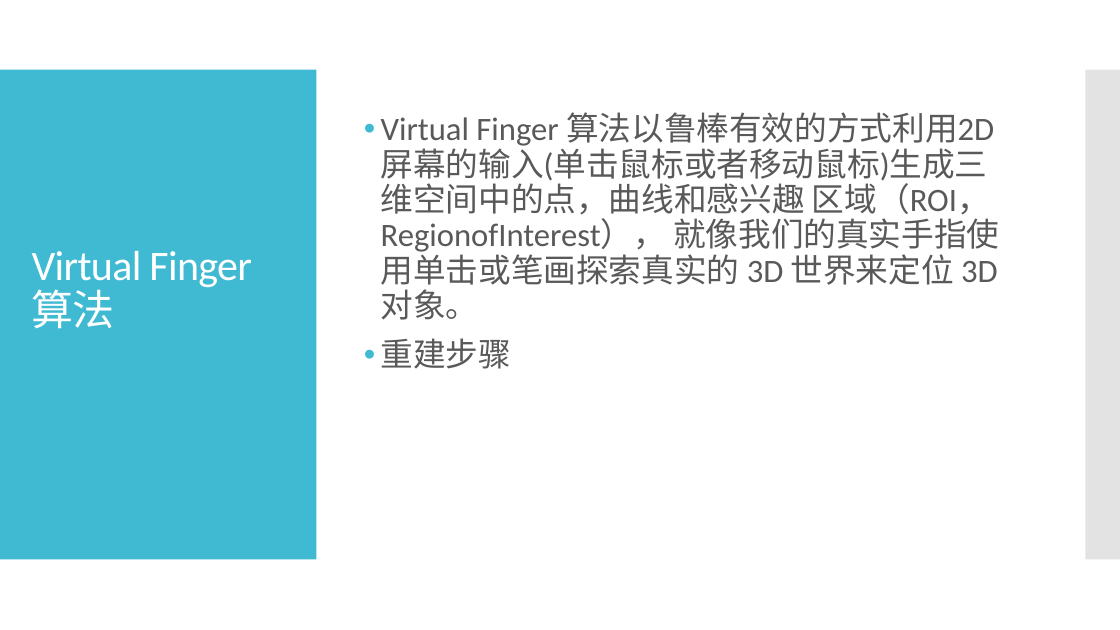
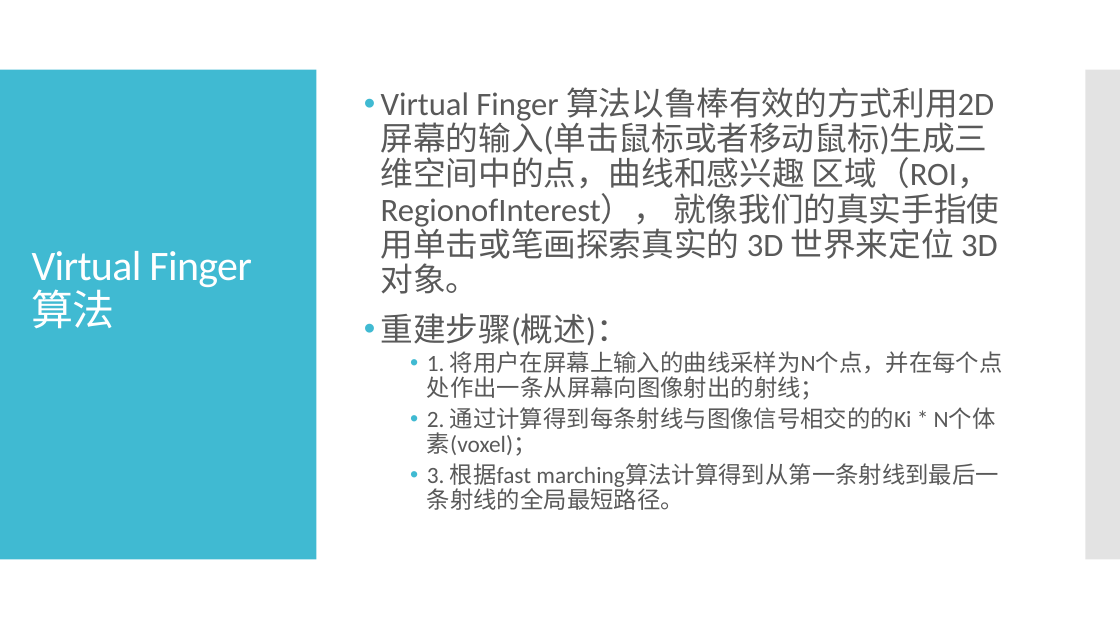
Before and after one commit to binWW/SchoolReport-Private-, a slide deck: slide 24 of 毕业论文/硕士毕业设计答辩.pptx (slide 23 before the commit). Drawn at 1120x630 pixels with LibreOffice and Linux fonts; fonts in the diff are those of the drawing. Boxes give left, top, right and bottom in pixels: in the first picture for what was removed or moved away, otherwise in the second. Text is boxed around its words. In the diff, an @@ line names an element or a change of style, - is before the commit and + after.

```diff
--- a/毕业论文/硕士毕业设计答辩.pptx
+++ b/毕业论文/硕士毕业设计答辩.pptx
@@ text at (381,313,1003,510): text changed; size 28 to 20 pt @@
-• 重建步骤
+• 重建步骤(概述)：
+  • 1. 将用户在屏幕上输入的曲线采样为N个点，并在每个点处作出一条从屏幕向图像射出的射线；
+  • 2. 通过计算得到每条射线与图像信号相交的的Ki * N个体素(voxel)；
+  • 3. 根据fast marching算法计算得到从第一条射线到最后一条射线的全局最短路径。
```
Also in this commit, not shown: 10 other slides changed, 5 slides added, 1 other file.
